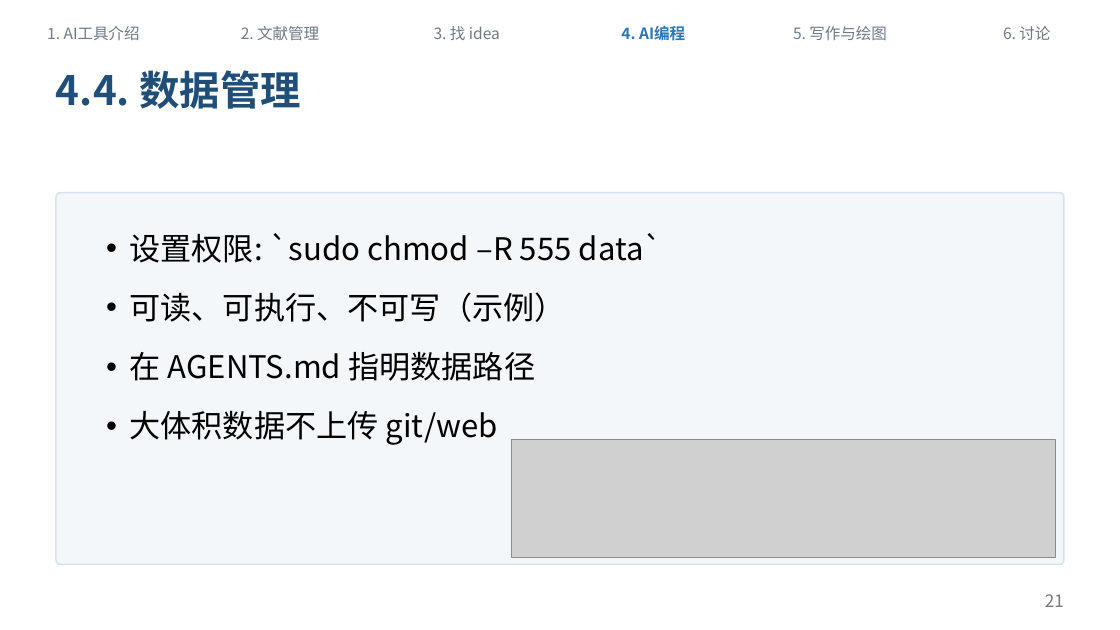
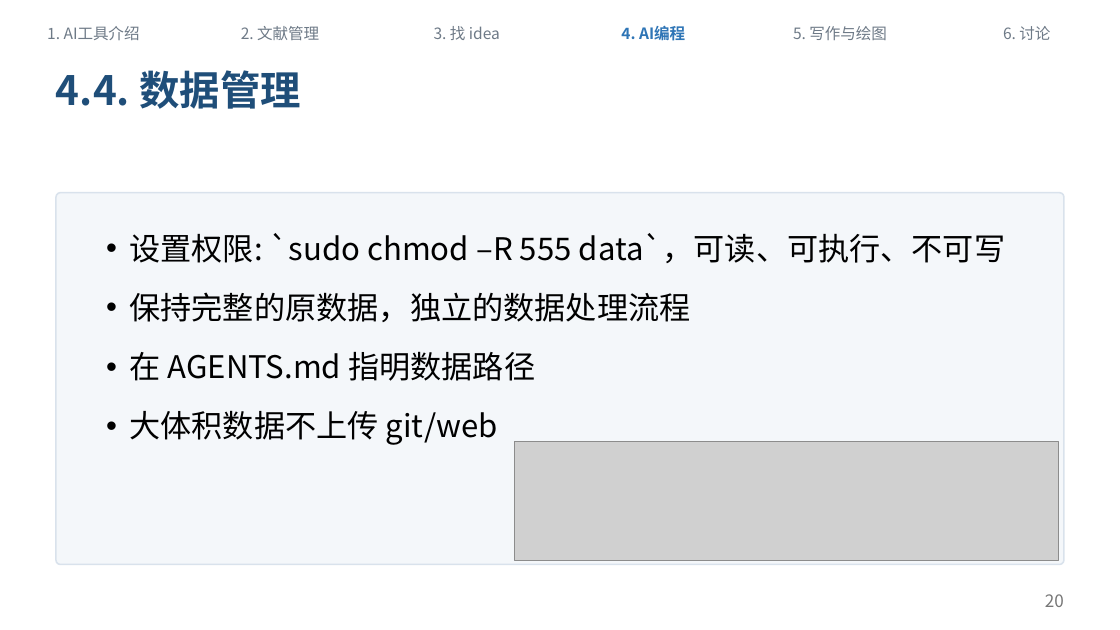
Before and after one commit to sicilyala/ai_sharing, a slide deck: slide 20 of docs/ai-workflow-sharing-v1.pptx (slide 21 before the commit). Drawn at 1120x630 pixels with LibreOffice and Linux fonts; fonts in the diff are those of the drawing; grey boxes stand for pictures. Boxes give left, top, right and bottom in pixels: in the first picture for what was removed or moved away, otherwise in the second. Text is boxed around its words. In the diff, an @@ line names an element or a change of style, - is before the commit and + after.

```diff
--- a/docs/ai-workflow-sharing-v1.pptx
+++ b/docs/ai-workflow-sharing-v1.pptx
@@ text at [130,233,1006,322]: text changed @@
-• 设置权限: `sudo chmod –R 555 data`
-• 可读、可执行、不可写（示例）
+• 设置权限: `sudo chmod –R 555 data`，可读、可执行、不可写
+• 保持完整的原数据，独立的数据处理流程
@@ picture: place and size @@
-picture at [512,439,1056,558]
+picture at [515,442,1060,561]
@@ page number at [1045,594,1064,607]: text changed @@
-21
+20
```
Also in this commit, not shown: 9 other slides changed, 1 slide removed, 7 other files.
